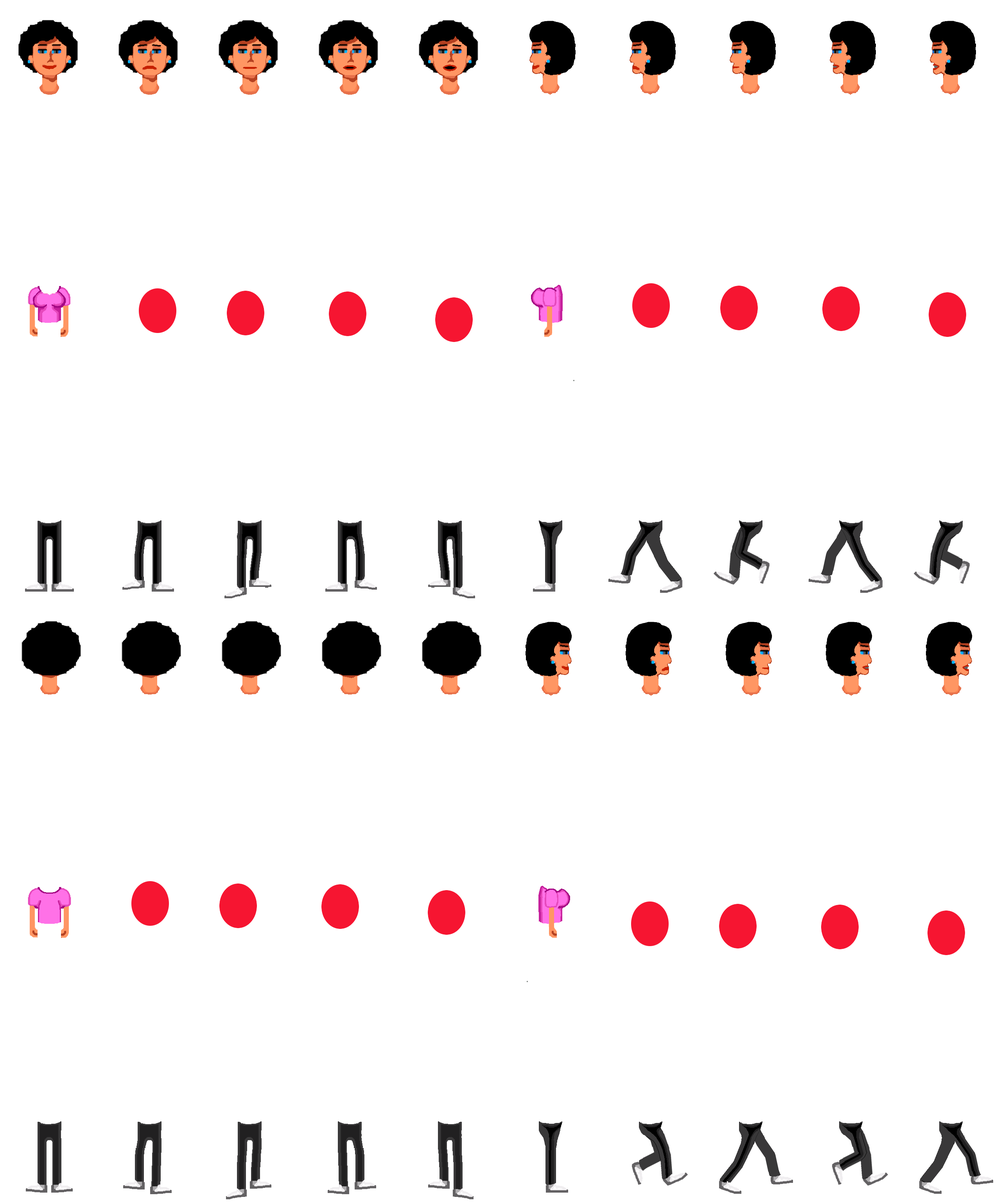
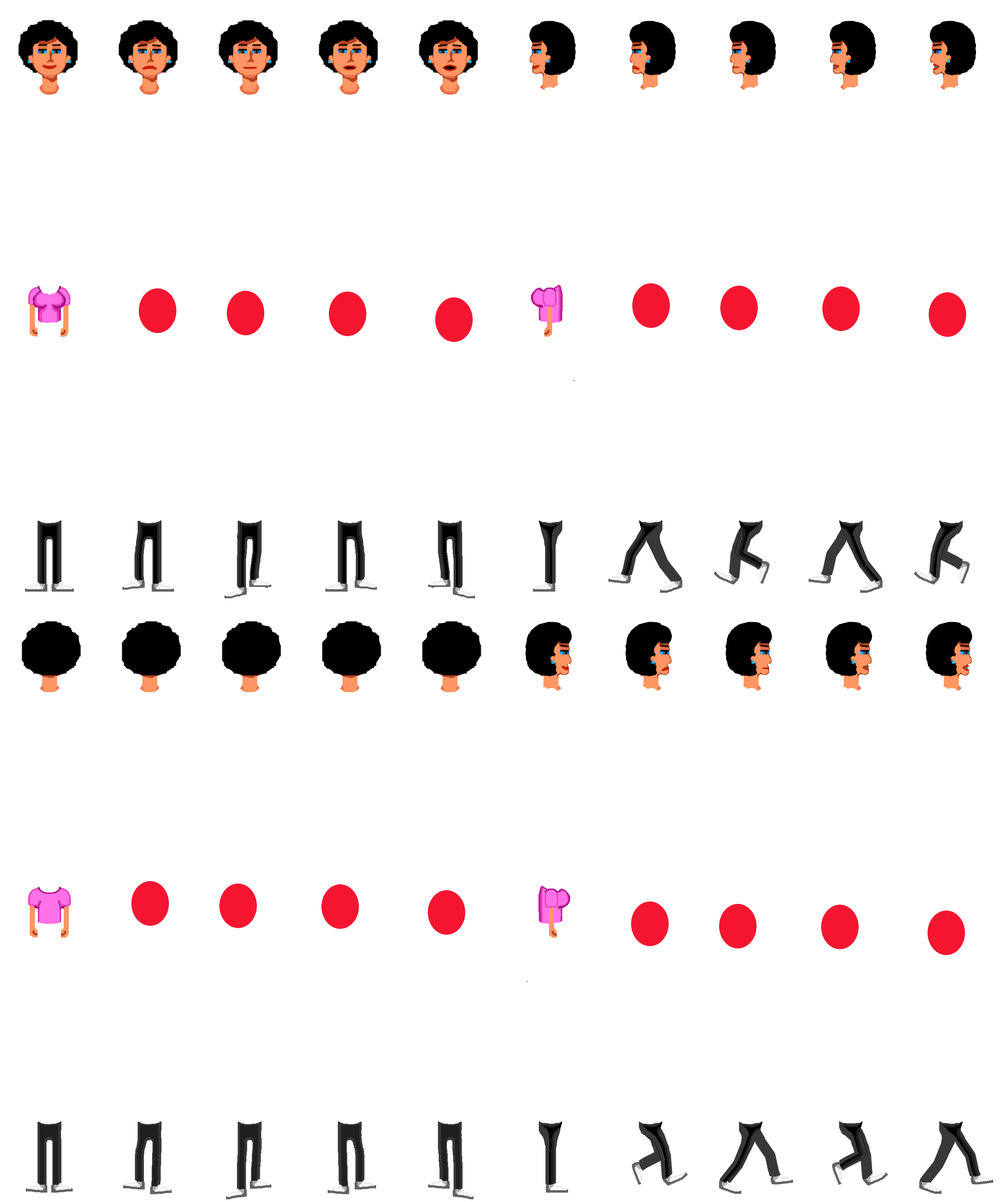
Layers edited between the first and the second 1001 × 1202 image:
painted on "Background" over box(40, 84, 962, 696)
